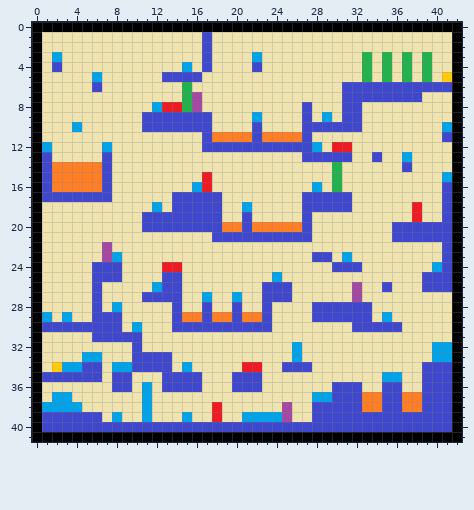
Pixel-art sprite, stored at sprites/map_layout.png. This is how it looked before the edit.
The file is 43x42 pixels.
And afterwards:
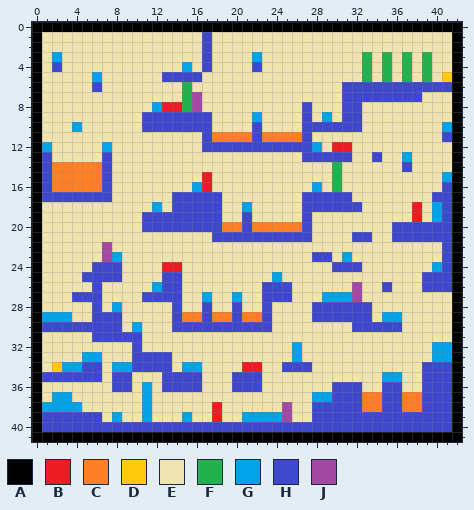
Palette (. is transparent): A #000000  B #ed1c24  C #ff7f27  D #ffc90e  E #efe4b0  F #22b14c  G #00a2e8  H #3f48cc  J #a349a4
Edits made:
y 17: x 40 E -> H
y 18: x 32 E -> H; x 40 E -> G
y 19: x 40 E -> G
y 21: x 32..33 EE -> HH
y 25: x 5 E -> H
y 27: x 4..5 EE -> HH; x 29..31 EEE -> GGG
y 29: x 2 E -> G; x 36 E -> G
y 34: x 16 E -> G
Pixel boxes of the changes (left, top, right, bottom) in both pictures:
changed: (432, 192, 442, 222)
changed: (352, 202, 372, 242)
changed: (52, 272, 92, 322)
changed: (322, 292, 352, 302)
changed: (392, 312, 402, 322)
changed: (192, 362, 202, 372)
